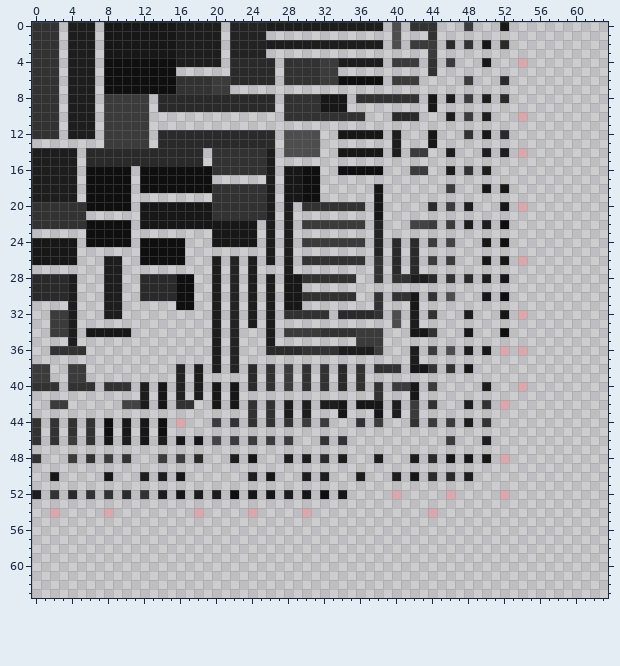
A pixel-art sprite gets an edit: pubg_gun_pack/assets/pubg/textures/attachment/uv/holographic_sight.png. Above, as it was before the edit.
The file is 64x64 pixels. Pixels under 10% opacity are left out. Colours within 5 levels of each other are drawn and written as one.
Once edited:
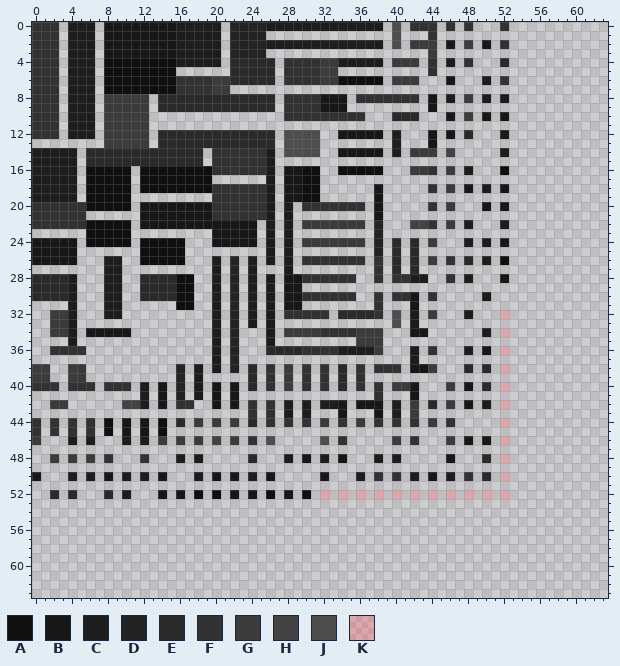
Palette (. is transparent): A #0f0f0f  B #171717  C #1d1d1d  D #232323  E #2a2a2a  F #323232  G #3b3b3b  H #434343  J #4d4d4d  K #ff344440
Change:
Changed rows in their new state; - is an unchanged pixel.
first column x 0:
 0 ----------------------------------------------F-F---F--
 2 ----------------------------------------------B-G---F--
 4 ----------------------------------------------C-F-.-E-.
 6 ----------------------------------------------B-.-C-F--
 8 ----------------------------------------------------C--
10 ----------------------------------------------B---B-B-.
12 ----------------------------------------------B-E-.-C--
14 --------------------------------------------G-H---.---.
16 --------------------------------------------F-G-C-.-A--
18 --------------------------------------------F---B-C----
20 --------------------------------------------F---.-B---.
22 --------------------------------------------F-----.-C--
24 ----------------------------------------------.-C-C-B--
26 ----------------------------------------------F-E-C-A-.
28 --------------------------------------------.---C-.----
30 ----------------------------------------------.---C-.--
32 --------------------------------------------G-------K-.
34 --------------------------------------------.---.-C-K--
36 --------------------------------------------F-.-------.
38 --------------------------------------------G-.-E-E-K--
40 --------------------------------------------.-G-B-E-K-.
42 --------------------------------------------E-G-B-C----
44 ----------------E-G---G-E-----F---F-G-F-F-----F-.-.-K--
46 G-.-C-C-.---C-G-G-G-----F-J-.---J-------G-F-----B-B-K--
48 .-G---G-F-.-F-.-C-C---.-E-----B-C-B-----C-.-.---.-E----
50 B-.-C-C---C---B-.-C-B-B-------.-B-----F-F-C-B-C-F-E-K--
52 .-E---.-E-C-.-B---A-A-B---A-B-A-K-K-K-K---K-K---K-K----
54 --.-----.---------.-----.-----.-------------.----------
